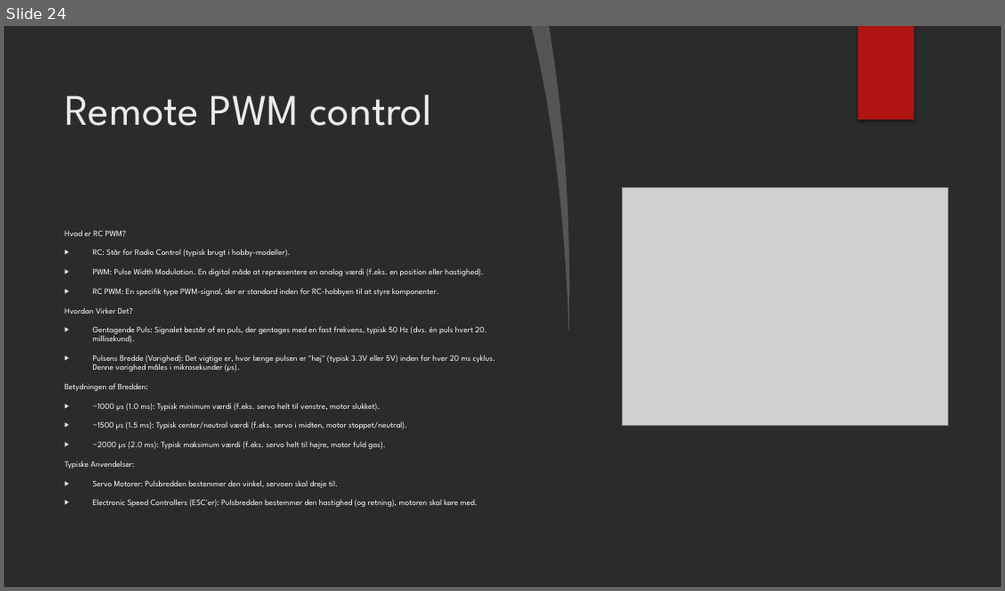
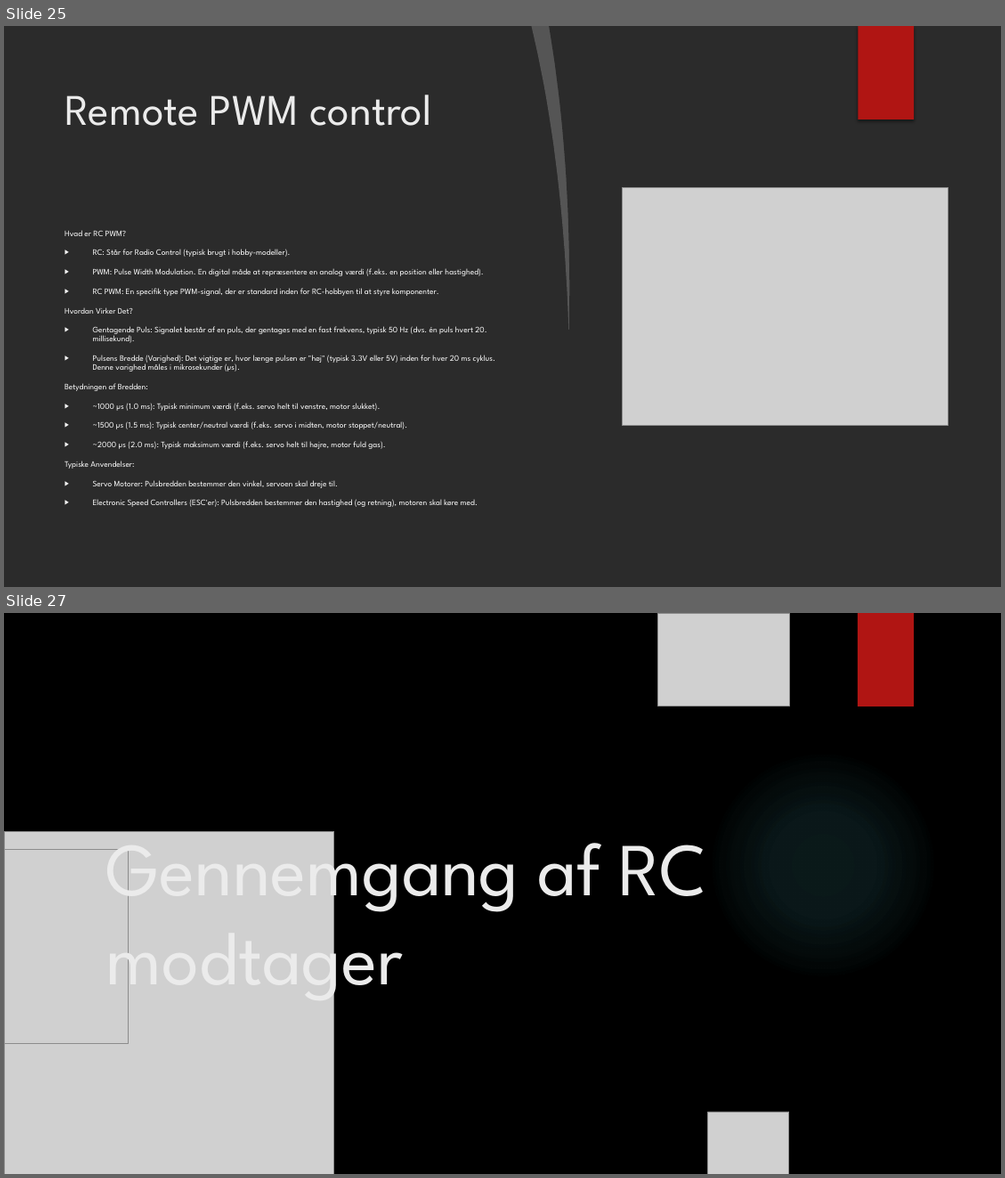
Before and after one commit to FrithiofJensen/KiCad2025, a slide deck: Kicad 2025.pptx. Shown one above the other, each under a label of ours: slide 24 before the commit, slides 25 and 27 after it; the slides between them are not shown. The pictures are 1005x591 and 1005x1178 pixels, drawn with LibreOffice and Linux fonts; fonts in the diff are those of the drawing; grey boxes stand for pictures; background and template pictures are left out; a plain dark background stands for a picture behind light text. Boxes give left, top, right and bottom in pixels: in the first picture for what was removed or moved away, otherwise in the second. Text is boxed around its words. In the diff, an @@ line names an element or a change of style, - is before the commit and + after.

```diff
--- a/Kicad 2025.pptx
+++ b/Kicad 2025.pptx
@@ slide 27 added at <box>4,613,1001,1174</box>, background picture (left out) @@
@@ picture added at <box>658,613,789,706</box> @@
@@ rectangle added at <box>858,613,914,706</box>, fill #B01513 @@
@@ ellipse added at <box>708,750,938,981</box>, fill gradient #50B9C1 @@
@@ ellipse added at <box>708,750,938,981</box>, fill gradient #50B9C1 @@
@@ title added at <box>105,819,706,1006</box>, 72 pt, text #EBEBEB @@
+Gennemgang af RC modtager
@@ picture added at <box>4,831,334,1174</box> @@
@@ picture added at <box>4,850,128,1043</box> @@
@@ picture added at <box>708,1111,789,1174</box> @@
@@ what was slide 24 is now slide 25 @@
```
Also in this commit, not shown: 4 slides changed, 2 other slides added, 3 other files.
